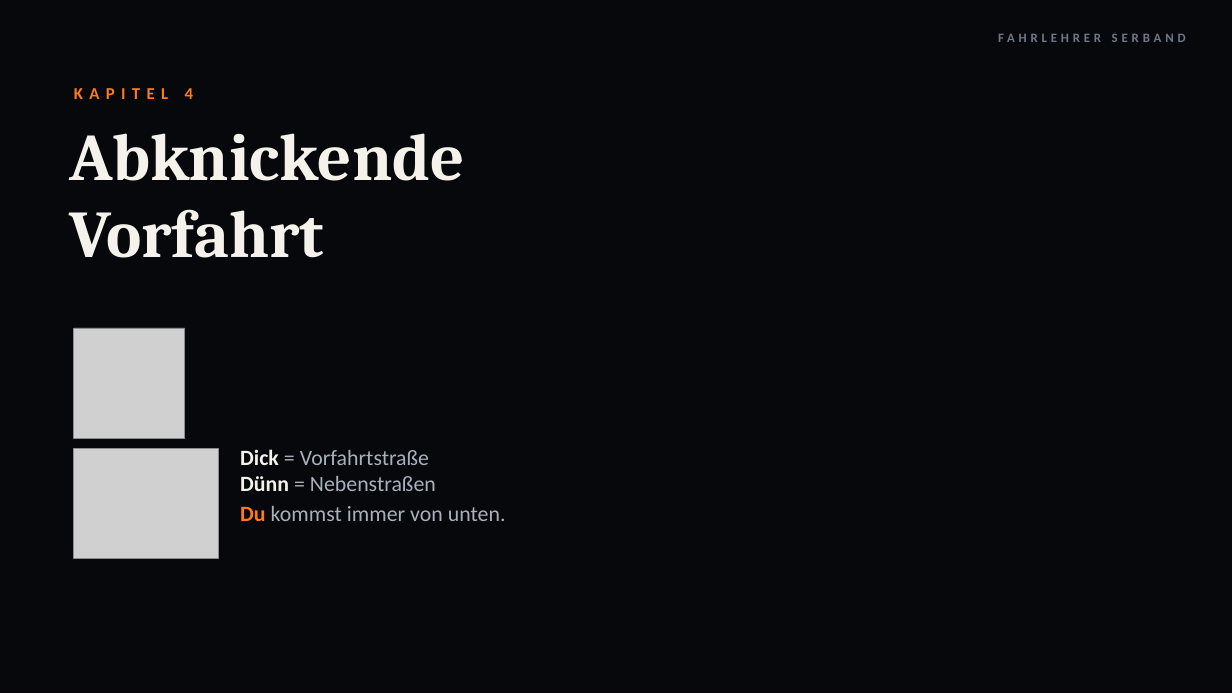
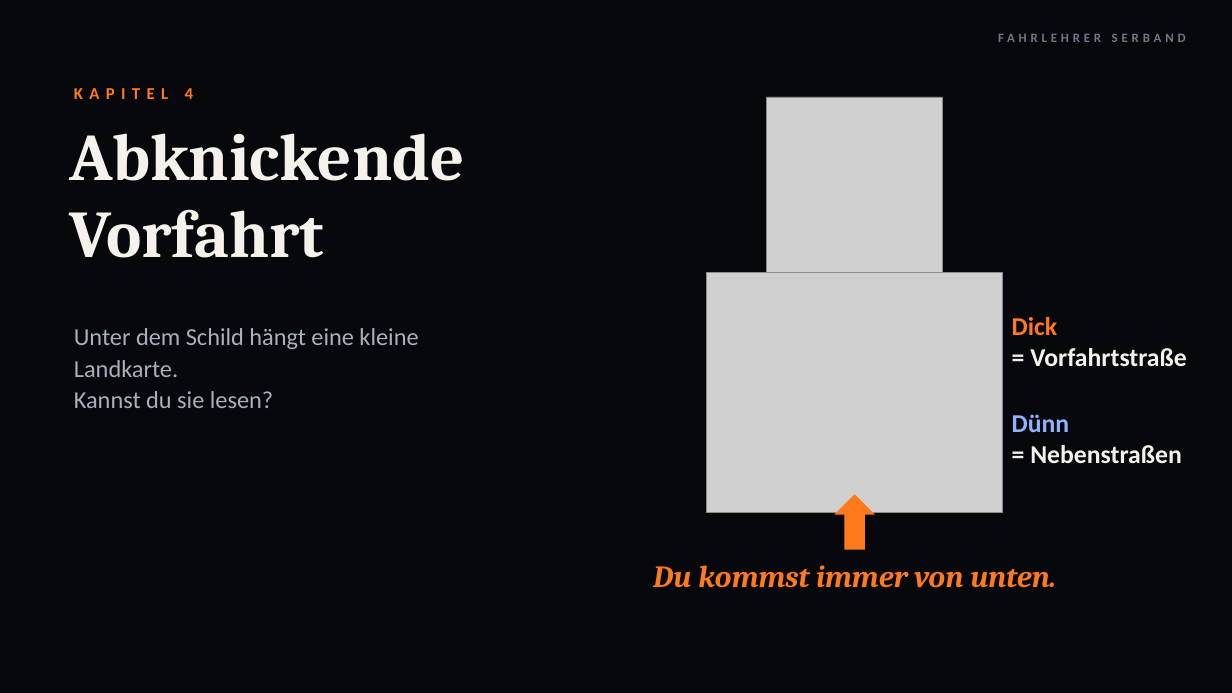
Before and after one commit to serband1995-hue/Fahrlehrer-Kompass-, a slide deck: slide 31 of theorie/abend-05-06/Abend_Lektion05_06.pptx. Drawn at 1232x693 pixels with LibreOffice and Linux fonts; fonts in the diff are those of the drawing; grey boxes stand for pictures; background and template pictures are left out. Boxes give left, top, right and bottom in pixels: in the first picture for what was removed or moved away, otherwise in the second. Text is boxed around its words. In the diff, an @@ line names an element or a change of style, - is before the commit and + after.

```diff
--- a/theorie/abend-05-06/Abend_Lektion05_06.pptx
+++ b/theorie/abend-05-06/Abend_Lektion05_06.pptx
@@ picture: place and size @@
-picture at <box>74,328,185,439</box>
+picture at <box>767,97,943,273</box>
@@ picture added at <box>707,273,1003,513</box> @@
@@ text added at <box>74,328,418,408</box>, 19 pt, text #A7B0BD @@
+Unter dem Schild hängt eine kleine Landkarte.
+Kannst du sie lesen?
@@ text added at <box>1012,317,1186,366</box>, 20 pt, text #F5F2EC, bold @@
+Dick
+= Vorfahrtstraße
@@ text added at <box>1012,414,1181,463</box>, 20 pt, text #F5F2EC, bold @@
+Dünn
+= Nebenstraßen
@@ picture removed at <box>74,448,218,559</box> @@
@@ up arrow added at <box>835,494,875,550</box>, fill #FF7A1A @@
@@ text at <box>653,565,1056,588</box>: text changed; size 17 to 24 pt; font Calibri to Cambria; text colour #A7B0BD to #FF7A1A; bold on; italic on @@
-Dick = Vorfahrtstraße
-Dünn = Nebenstraßen
-Du kommst immer von unten.
+Du kommst immer von unten.
```
Also in this commit, not shown: 1 other slide changed, 10 slides added, 7 other files.
